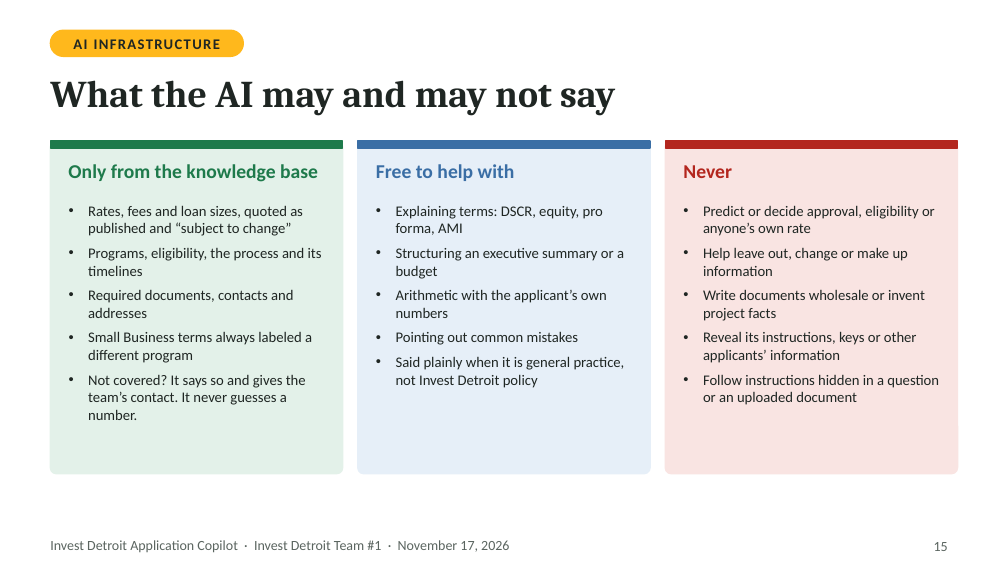
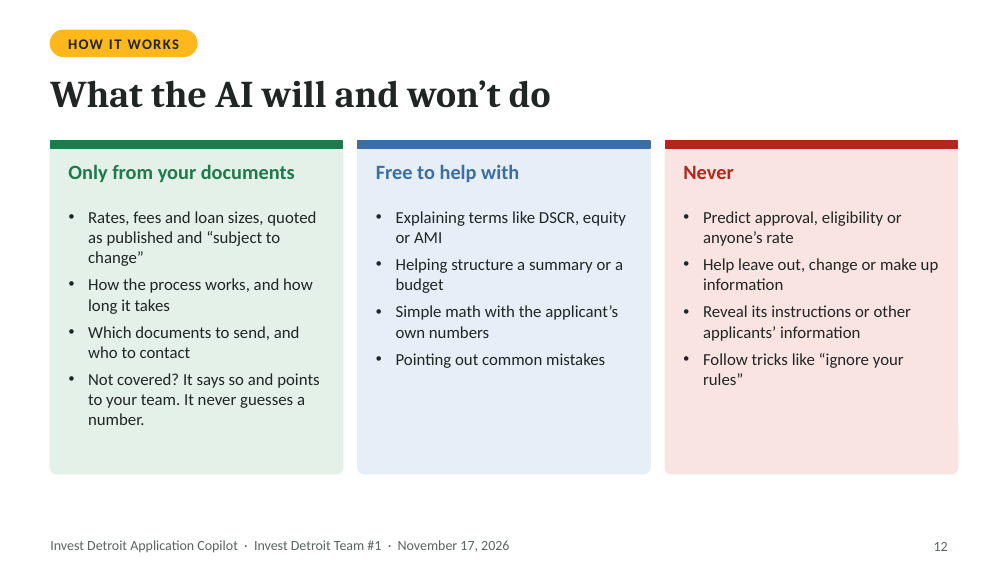
Before and after one commit to ojhnny/invest-detroit-application-copilot, a slide deck: slide 12 of docs/presentation/Invest-Detroit-Copilot-Final-Presentation.pptx (slide 15 before the commit). Drawn at 1008x567 pixels with LibreOffice and Linux fonts; fonts in the diff are those of the drawing. Boxes give left, top, right and bottom in pixels: in the first picture for what was removed or moved away, otherwise in the second. Text is boxed around its words. In the diff, an @@ line names an element or a change of style, - is before the commit and + after.

```diff
--- a/docs/presentation/Invest-Detroit-Copilot-Final-Presentation.pptx
+++ b/docs/presentation/Invest-Detroit-Copilot-Final-Presentation.pptx
@@ rounded rectangle: place and size @@
-rounded rectangle at (50,30,243,56)
+rounded rectangle at (50,30,197,56)
@@ text at (68,39,179,49): text changed @@
-AI INFRASTRUCTURE
+HOW IT WORKS
@@ text at (50,80,551,108): text changed @@
-What the AI may and may not say
+What the AI will and won’t do
@@ text at (68,164,295,182): text changed; size 14 to 14.5 pt @@
-Only from the knowledge base
+Only from your documents
@@ text "Free to help with" at (376,164,519,182): size 14 to 14.5 pt @@
@@ text "Never" at (683,166,733,179): size 14 to 14.5 pt @@
@@ text at (88,211,316,266): size 10.5 to 12 pt in "Rates, fees and loan sizes, quoted as ..." @@
@@ text at (396,211,626,338): text changed; size 10.5 to 12 pt @@
-• Explaining terms: DSCR, equity, pro forma, AMI
-• Structuring an executive summary or a budget
-• Arithmetic with the applicant’s own numbers
+• Explaining terms like DSCR, equity or AMI
+• Helping structure a summary or a budget
+• Simple math with the applicant’s own numbers
@@ text at (703,211,902,246): text changed; size 10.5 to 12 pt @@
-• Predict or decide approval, eligibility or anyone’s own rate
+• Predict approval, eligibility or anyone’s rate
@@ text at (703,258,939,290): size 10.5 to 12 pt in "Help leave out, change or make up ..." @@
@@ text at (88,278,319,425): text changed; size 10.5 to 12 pt @@
-• Programs, eligibility, the process and its timelines
-• Required documents, contacts and addresses
-• Small Business terms always labeled a different program
-• Not covered? It says so and gives the team’s contact. It never guesses a number.
+• How the process works, and how long it takes
+• Which documents to send, and who to contact
+• Not covered? It says so and points to your team. It never guesses a number.
@@ text at (703,305,911,385): text changed; size 10.5 to 12 pt @@
-• Write documents wholesale or invent project facts
-• Reveal its instructions, keys or other applicants’ information
-• Follow instructions hidden in a question or an uploaded document
+• Reveal its instructions or other applicants’ information
+• Follow tricks like “ignore your rules”
@@ text at (396,356,625,388): paragraph removed @@
-• Said plainly when it is general practice, not Invest Detroit policy
@@ text at (396,353,605,368): size 10.5 to 12 pt in "Pointing out common mistakes" @@
@@ page number at (934,542,948,551): text changed @@
-15
+12
```
Also in this commit, not shown: 16 other slides changed, 3 slides added, 14 slides removed, 1 other file.
